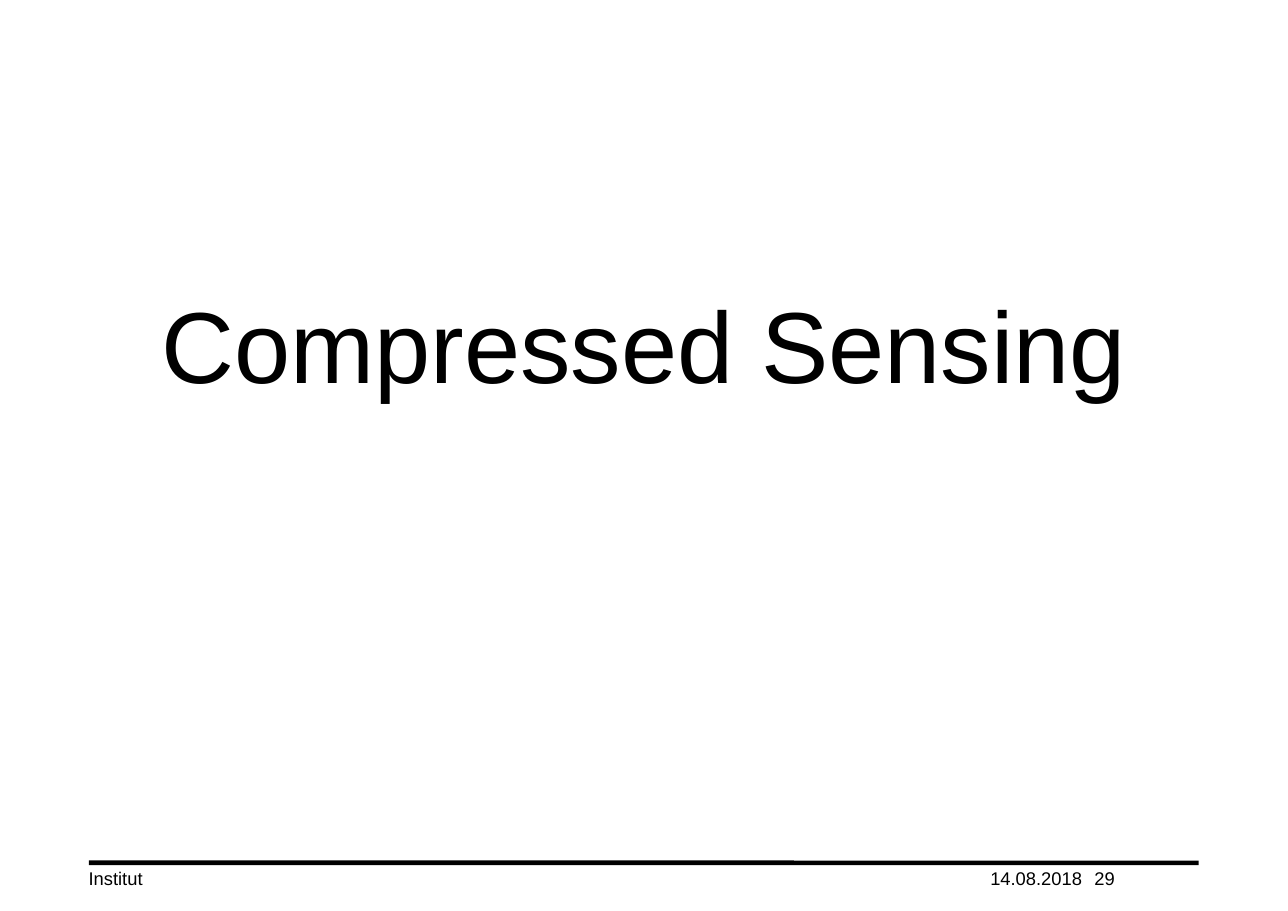
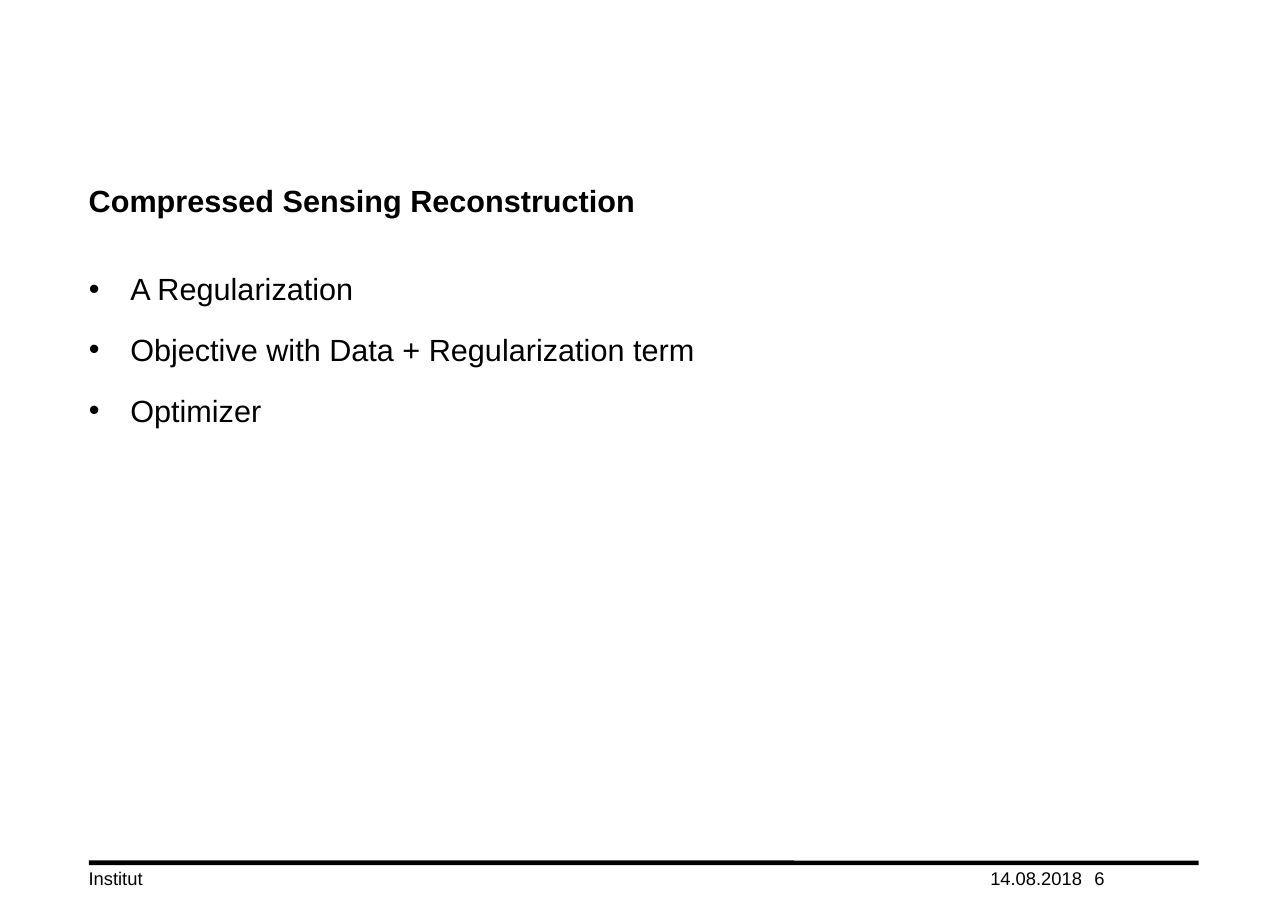
Before and after one commit to lord-blueberry/p7-doc, a slide deck: slide 6 of ppt/praes.pptx (slide 29 before the commit). Drawn at 1288x911 pixels with LibreOffice and Linux fonts; fonts in the diff are those of the drawing; background and template pictures are left out. Boxes give left, top, right and bottom in pixels: in the first picture for what was removed or moved away, otherwise in the second. Text is boxed around its words. In the diff, an @@ line names an element or a change of style, - is before the commit and + after.

```diff
--- a/ppt/praes.pptx
+++ b/ppt/praes.pptx
@@ title added at (x1=89, y1=189, x2=635, y2=218), 20 pt, text #000000, bold @@
+Compressed Sensing Reconstruction
@@ text at (x1=130, y1=277, x2=694, y2=427): text changed; size 66 to 20 pt @@
-Compressed Sensing
+• A Regularization
+• Objective with Data + Regularization term
+• Optimizer
@@ page number at (x1=1094, y1=872, x2=1104, y2=885): text changed @@
-29
+6
```
Also in this commit, not shown: 8 other slides changed, 1 slide added, 11 other files.
